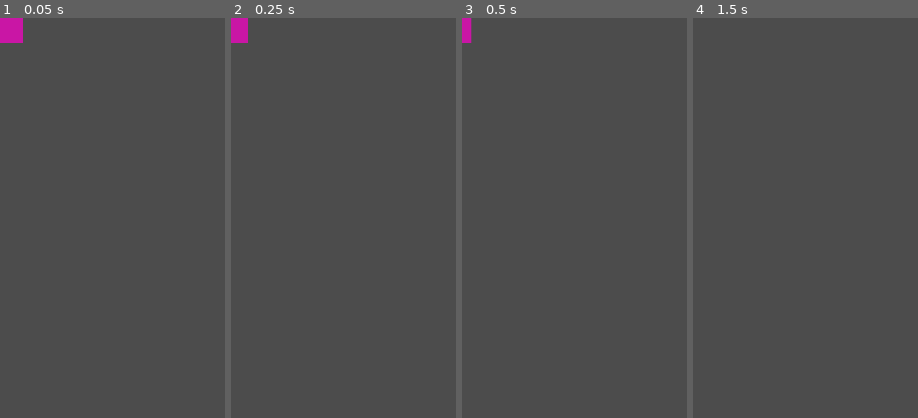
Above: before the commit, frames 1-4 (left to right).
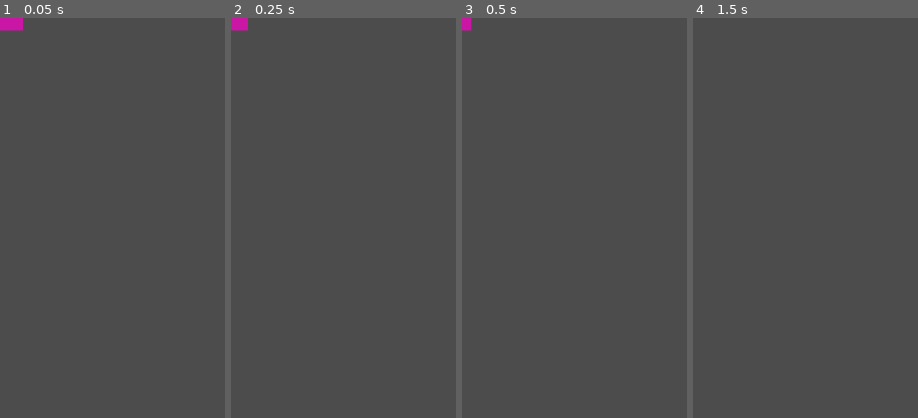
Above: after the commit, the same moments.

Repository: algch/bricks
Game: Godot game, scene res://brick/brick.tscn
Same seed, same stepped clock (60 frames per second), same inputs: the game is played once before the commit and once after it. This scene is started directly instead of the project's main scene.
Inputs (mouse positions are % of the whole screen's width and height, from its top left):
- Up to frame 1 (0.05 s): no input
- Up to frame 2 (0.25 s): no input
- Up to frame 3 (0.5 s): no input
- Up to frame 4 (1.5 s): move the mouse to (72, 45) at 0.52 s; click (72, 45) at 0.6 s; tap Enter at 1.25 s; move the mouse to (30, 55) at 1.27 s; click (30, 55) at 1.35 s
The pictures show only the part of the screen within x 0-50%, y 0-50%; the shares and areas given below are measured in that part.

The runs differ from the first frame. In frame 1, 0.3% of the frame differs, in the area x 0-11%, y 3-7%; in frame 2, 0.2%; in frame 3, 0.1%; in frame 4, nothing differs.

Commit message:
move bricks

Diff:
--- a/brick/brick.gd
+++ b/brick/brick.gd
@@ -1,7 +1,7 @@
 extends KinematicBody2D
 
 const X_SIZE = 80
-const Y_SIZE = 80
+const Y_SIZE = 40
 const SPEED = 50
 
 var move_dir = null
--- a/brick/brickSpawner.gd
+++ b/brick/brickSpawner.gd
@@ -19,13 +19,12 @@
 		'type': brick.type,
 	}
 
-func createBrick(brick_list, dir):
+func createBrick(dir):
 	var brick = brick_class.instance()
 	var player_id = get_tree().get_network_unique_id()
 	var brick_id = brick.get_instance_id()
 	var name = str(player_id) + '_' + str(brick_id)
 	var y_pos = position.y + (dir * BRICK_Y_SIZE)
-	y_pos += (dir) * (BRICK_Y_SIZE/2 + BRICK_Y_SIZE * len(brick_list))
 	var brick_pos = Vector2(
 		360,
 		y_pos
@@ -55,19 +54,26 @@
 		'type': brick.type,
 	}
 
+func getBrickByName(name):
+	return get_node('/root/arena/' + name)
+
 func moveBricksToNextPos():
 	for brick_name in arena.player_bricks:
 		arena.player_bricks[brick_name]['pos'] += Vector2(0, BRICK_Y_SIZE)
+		var brick = getBrickByName(brick_name)
+		brick.position = arena.player_bricks[brick_name]['pos']
 
 	for brick_name in arena.opponent_bricks:
 		arena.opponent_bricks[brick_name]['pos'] -= Vector2(0, BRICK_Y_SIZE)
+		var brick = getBrickByName(brick_name)
+		brick.position = arena.player_bricks[brick_name]['pos']
 
 func spawnBricks():
-	var player_brick = createBrick(arena.player_bricks, 1)
+	var player_brick = createBrick(1)
 	var parsed_player_brick = parseBrick(player_brick)
 	arena.player_bricks[player_brick.get_name()] = parsed_player_brick
 
-	var opponent_brick = createBrick(arena.opponent_bricks, -1)
+	var opponent_brick = createBrick(-1)
 	var parsed_opponent_brick = parseBrick(opponent_brick)
 	arena.opponent_bricks[opponent_brick.get_name()] = parsed_opponent_brick
 
--- a/scenarios/arena.gd
+++ b/scenarios/arena.gd
@@ -45,7 +45,7 @@
 		is_player_turn = !turn
 
 	# check logic. Should te server handle brick spawning?
-	# $brickSpawner.moveBricksToNextPos()
+	$brickSpawner.moveBricksToNextPos()
 	if is_player_turn:
 		$brickSpawner.spawnBricks()
 
